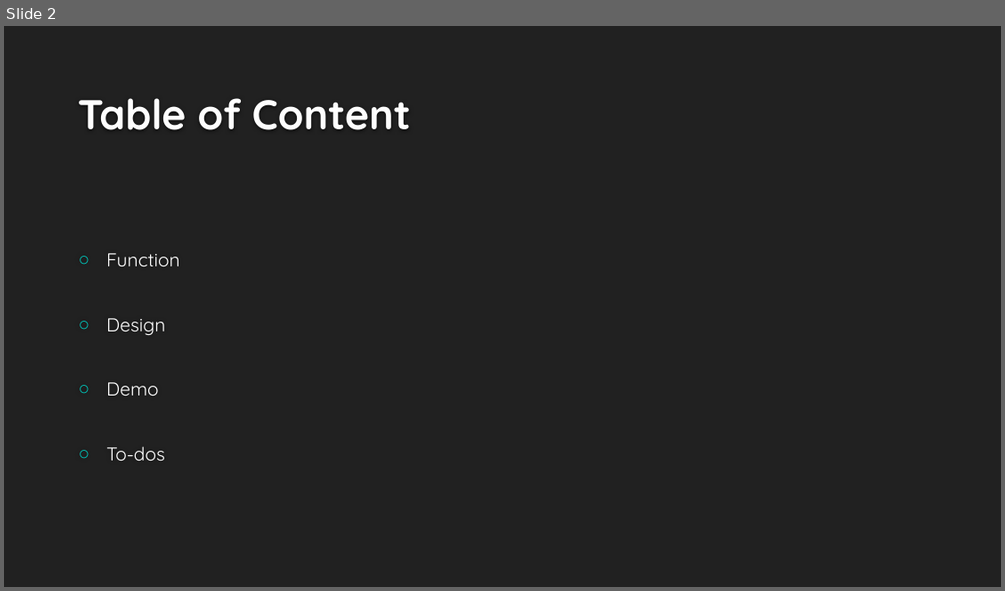
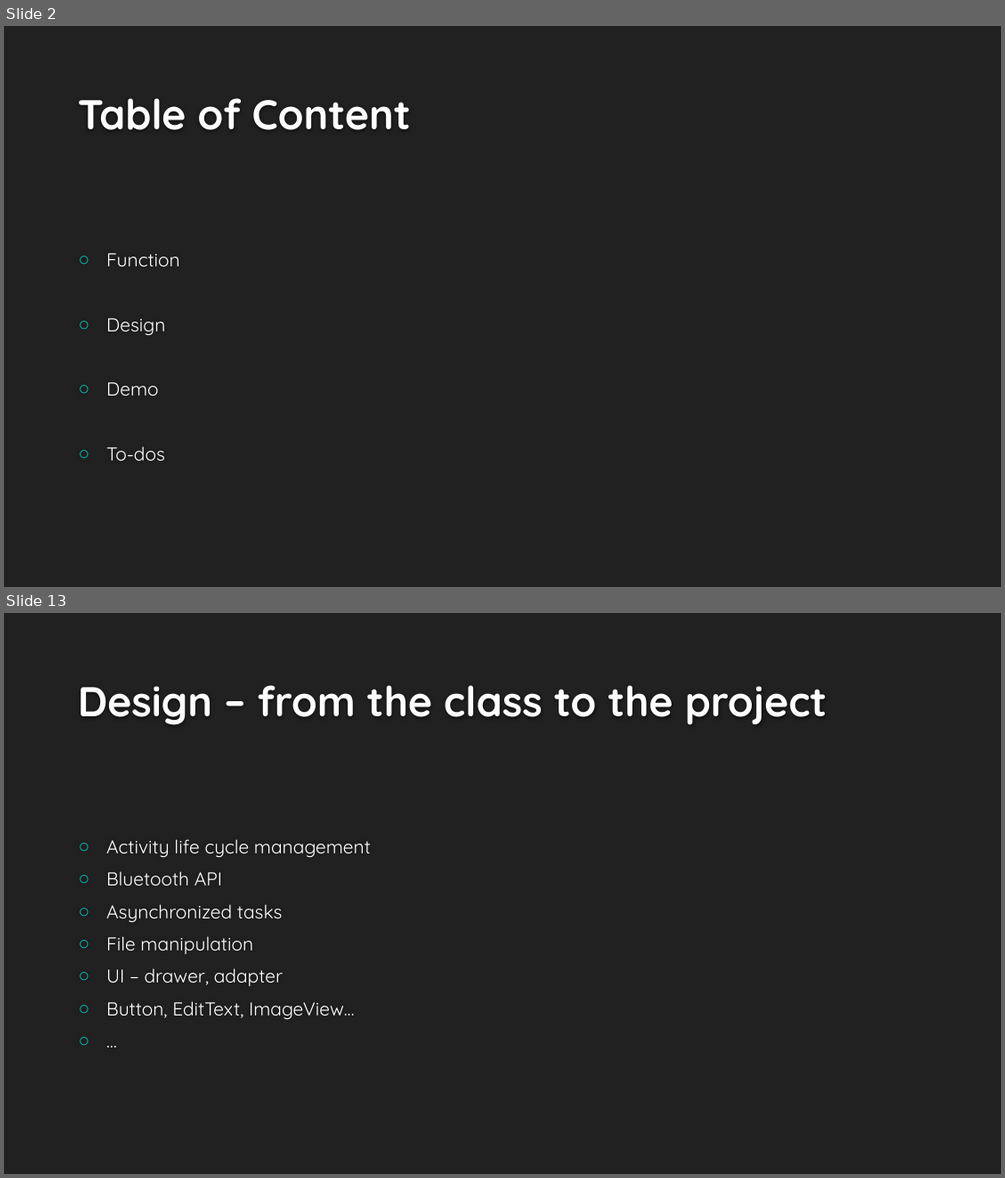
Before and after one commit to peiZ-peter/BluetoothChat, a slide deck: Presentation.pptx. Shown one above the other, each under a label of ours: slide 2 before the commit, slides 2 and 13 after it; the slides between them are not shown. The pictures are 1005x591 and 1005x1178 pixels, drawn with LibreOffice and Linux fonts; fonts in the diff are those of the drawing; background and template pictures are left out. Boxes give left, top, right and bottom in pixels: in the first picture for what was removed or moved away, otherwise in the second. Text is boxed around its words. In the diff, an @@ line names an element or a change of style, - is before the commit and + after.

```diff
--- a/Presentation.pptx
+++ b/Presentation.pptx
@@ slide 13 added at <box>4,613,1001,1174</box>, background #212121 @@
@@ title added at <box>78,685,827,725</box>, 40 pt, text #FEFEFE, bold @@
+Design – from the class to the project
@@ text added at <box>106,839,371,1019</box>, 18 pt, text #FFFFFF @@
+○ Activity life cycle management
+○ Bluetooth API
+○ Asynchronized tasks
+○ File manipulation
+○ UI – drawer, adapter
+○ Button, EditText, ImageView…
+○ …
```
Also in this commit, not shown: 10 slides changed, 3 other slides added, 6 slides removed.
